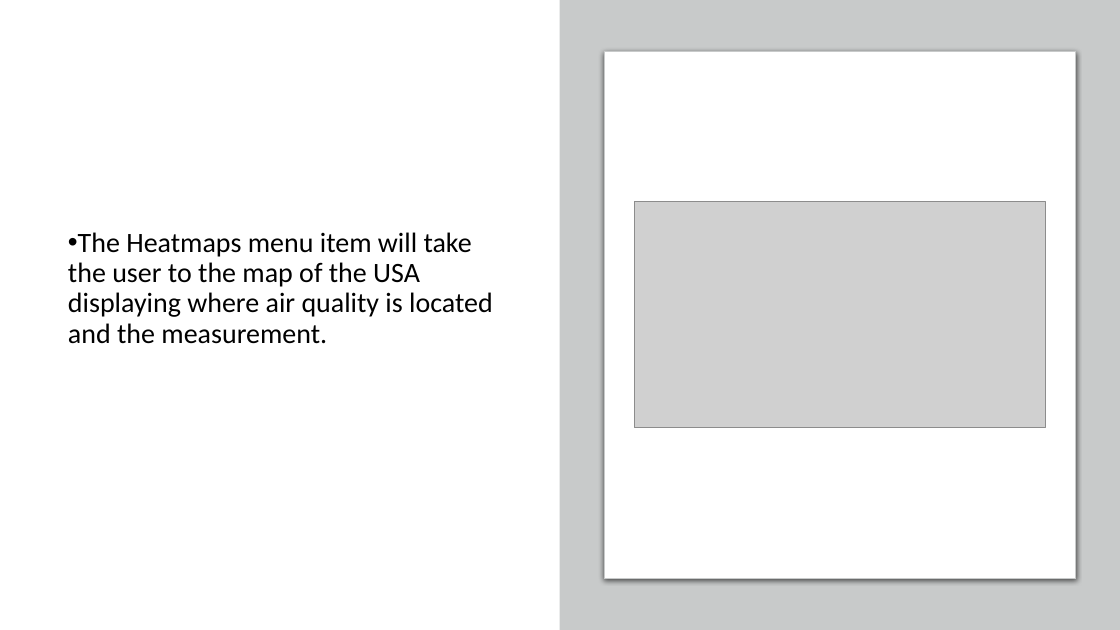
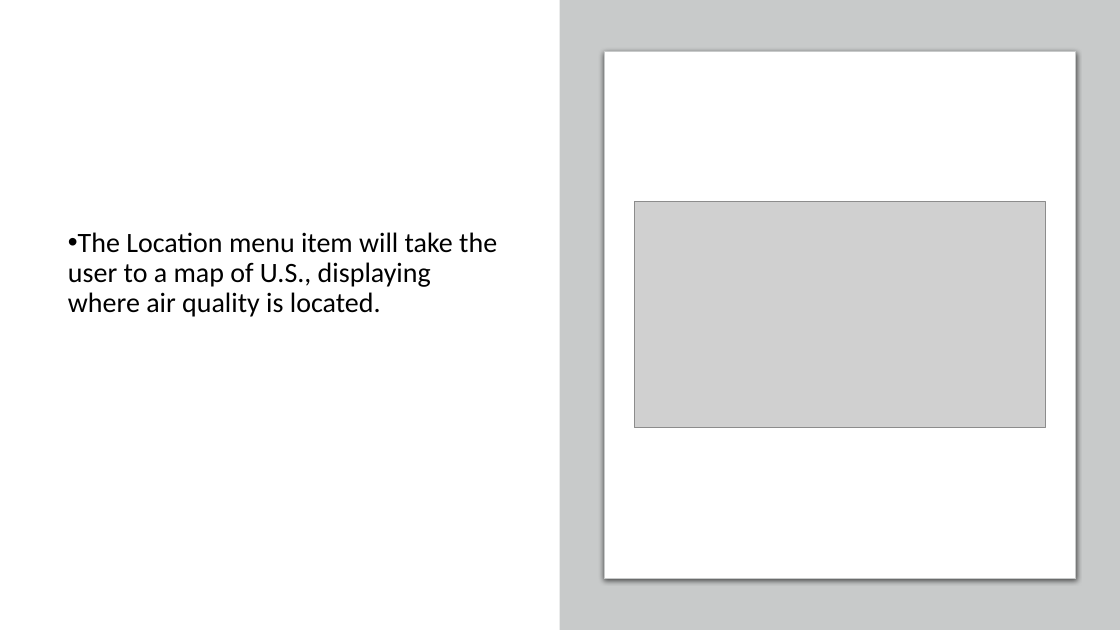
Before and after one commit to arianajoslyn/Air-Pollution-Effects-on-the-Respiratory-System, a slide deck: slide 4 of Air Pollution and Respiratory Diseases_TEMPLATE.pptx. Drawn at 1120x630 pixels with LibreOffice and Linux fonts; fonts in the diff are those of the drawing; grey boxes stand for pictures. Boxes give left, top, right and bottom in pixels: in the first picture for what was removed or moved away, otherwise in the second. Text is boxed around its words. In the diff, an @@ line names an element or a change of style, - is before the commit and + after.

```diff
--- a/Air Pollution and Respiratory Diseases_TEMPLATE.pptx
+++ b/Air Pollution and Respiratory Diseases_TEMPLATE.pptx
@@ text at [68,232,497,317]: text changed @@
-• The Heatmaps menu item will take the user to the map of the USA displaying where air quality is located and the measurement.
+• The Location menu item will take the user to a map of U.S., displaying where air quality is located.
```
Also in this commit, not shown: 3 other slides changed, 2 slides added.
